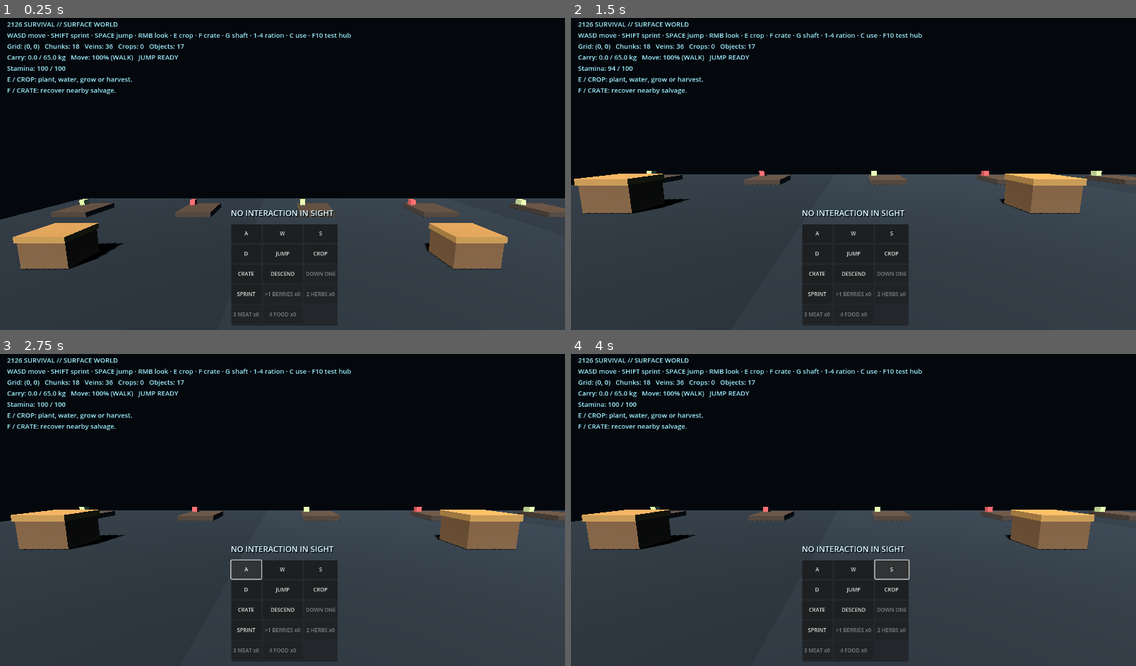
Above: before the commit, frames 1-4 (two rows, left to right).
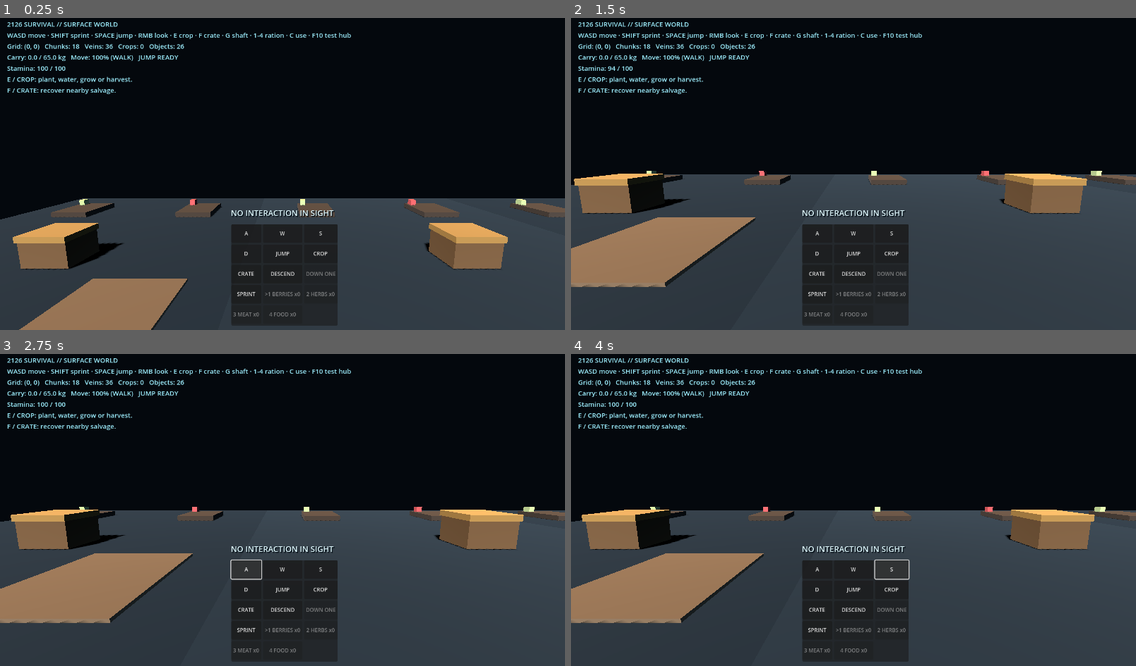
Above: after the commit, the same moments.

Repository: qaqp980520-prog/2126-Survival
Game: Godot game, scene res://world/SurfaceWorld.tscn
Same seed, same stepped clock (60 frames per second), same inputs: the game is played once before the commit and once after it.
Inputs (mouse positions are in pixels of both pictures, inside the frame that each line leads up to):
- Up to frame 1 (0.25 s): no input
- Up to frame 2 (1.5 s): tap Enter at 0.5 s; move the mouse to (977, 155) at 0.52 s; hold Right 0.53-1.25 s; tap Q at 0.6 s; click (977, 155) at 0.67 s; tap Space at 0.77 s; drag from (740, 186) to (825, 236) at 1.27 s
- Up to frame 3 (2.75 s): click "A" at 2 s
- Up to frame 4 (4 s): click "W" at 2.75 s; click "S" at 3.5 s

The runs differ from the first frame. In frame 1, 3.4% of the frame differs, in the area x 3-34%, y 8-100%; in frame 2, 4.8%; in frame 3, 5.1%, in the area x 0-35%, y 8-87%; in frame 4, 5.1%.

Commit message:
Register persistent terrain patch in surface chunks

Diff:
--- a/systems/SurfaceChunkFactory.gd
+++ b/systems/SurfaceChunkFactory.gd
@@ -4,6 +4,7 @@
 const MiningNodeScript = preload("res://systems/MineralMiningNode.gd")
 const CropPlotVisualScene = preload("res://systems/CropPlotVisual.tscn")
 const StatefulPropScript = preload("res://systems/WorldObjectStatefulProp.gd")
+const TerrainPatchScript = preload("res://systems/SurfaceTerrainPatch.gd")
 const CHUNK_SIZE: float = 10.0
 const MINERAL_IDS: Array[String] = ["iron_ore", "copper_ore", "gold_ore"]
 const SALVAGE_LOOT_IDS: Array[String] = ["copper_ore", "iron_ore", "coal_ore", "silver_ore"]
@@ -33,6 +34,10 @@
 		material.albedo_color = Color(0.10, 0.15, 0.19) if (coord.x + coord.y) % 2 == 0 else Color(0.13, 0.18, 0.22)
 		ground_mesh.material_override = material
 		ground.add_child(ground_mesh)
+	var terrain_patch: Node3D = TerrainPatchScript.new()
+	terrain_patch.name = "TerrainPatch"
+	terrain_patch.position = Vector3(8.0, 0.0, 8.0)
+	chunk.add_child(terrain_patch)
 	var timestamp: int = now_unix if now_unix > 0 else int(Time.get_unix_time_from_system())
 	var ore: Node3D = MiningNodeScript.new()
 	ore.name = "Ore_%d_%d" % [coord.x, coord.y]
